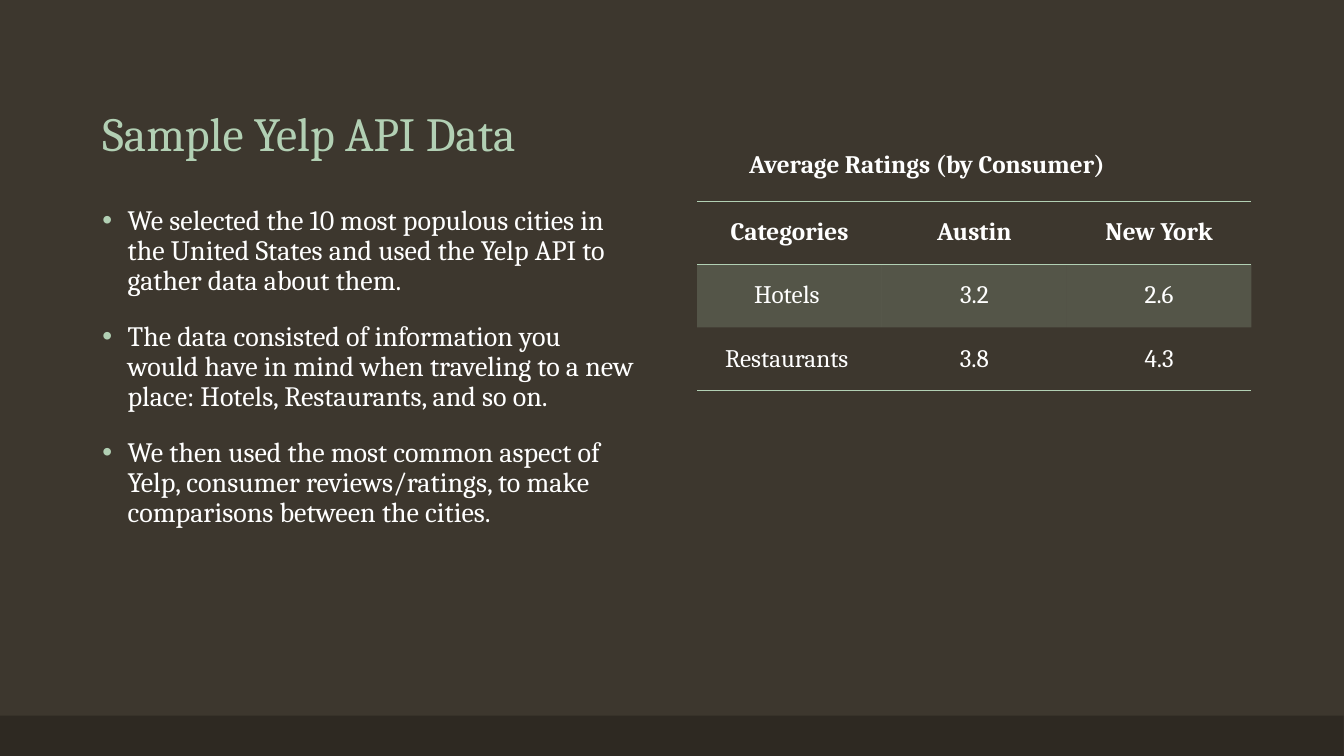
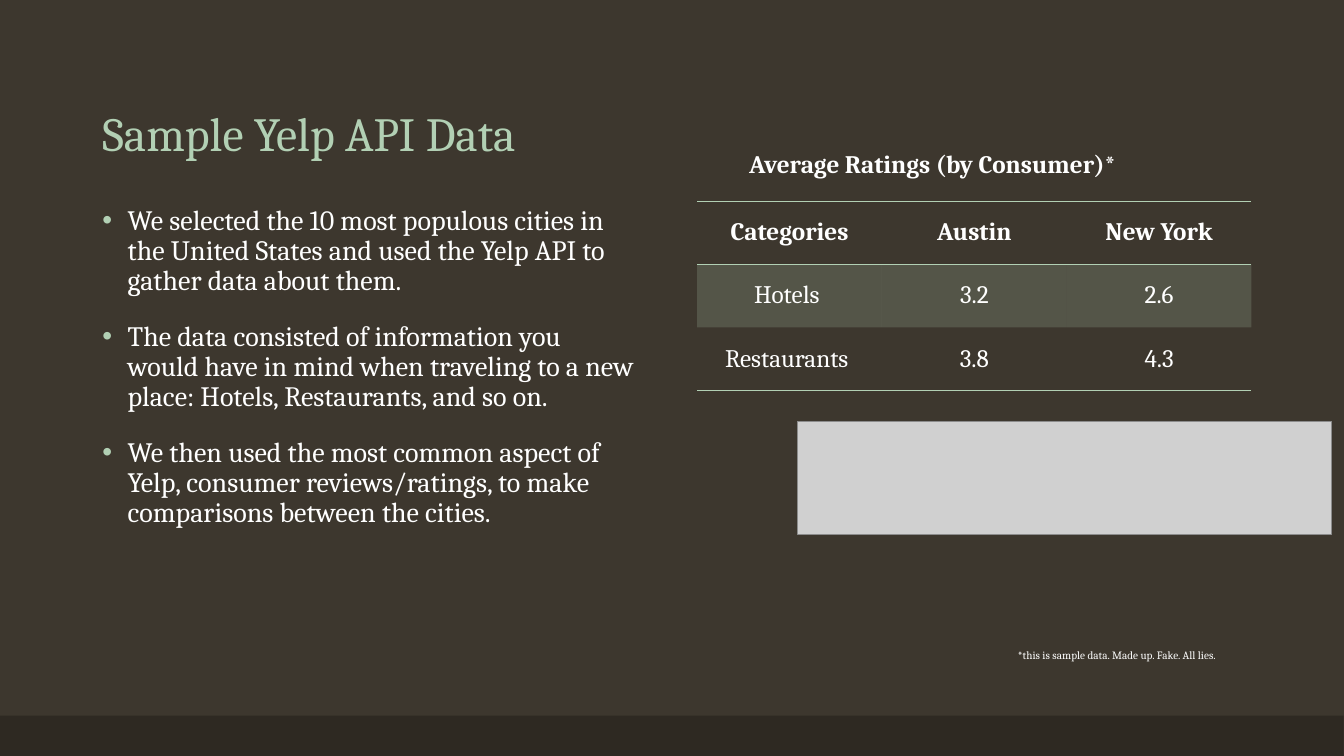
Before and after one commit to hannahdoby/project-3, a slide deck: slide 3 of YelpForTravelHelp.pptx. Drawn at 1344x756 pixels with LibreOffice and Linux fonts; fonts in the diff are those of the drawing; grey boxes stand for pictures. Boxes give left, top, right and bottom in pixels: in the first picture for what was removed or moved away, otherwise in the second. Text is boxed around its words. In the diff, an @@ line names an element or a change of style, - is before the commit and + after.

```diff
--- a/YelpForTravelHelp.pptx
+++ b/YelpForTravelHelp.pptx
@@ text at bbox=[749, 155, 1116, 179]: text changed @@
-Average Ratings (by Consumer)
+Average Ratings (by Consumer)*
@@ picture added at bbox=[799, 421, 1332, 534] @@
@@ text added at bbox=[1018, 651, 1216, 662], 8 pt, text #FFFFFF @@
+*this is sample data. Made up. Fake. All lies.
```
Also in this commit, not shown: 3 other slides changed, 1 slide added, 1 slide removed.
